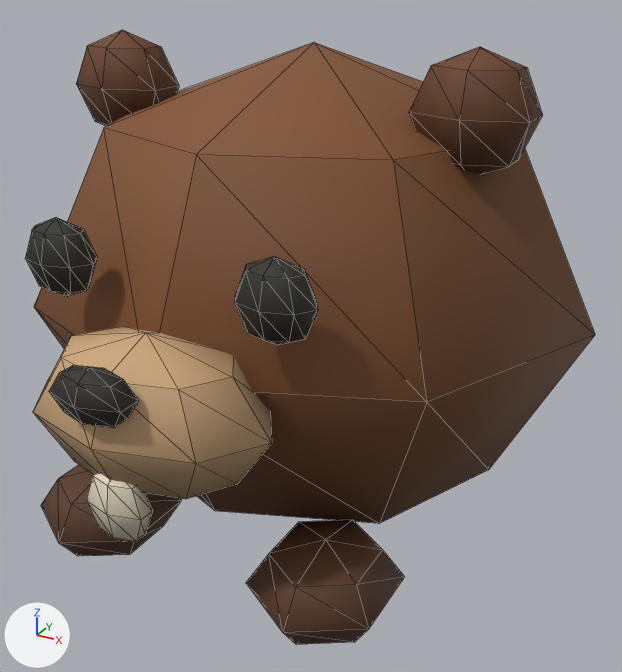
An edit to the glTF model models/hunting/Beaver.glb, drawn before and after from the same camera.
Rendered twice from a camera (50 mm lens) standing at (0.283, -0.518, 0.381) and looking at (-0.021, 0.034, 0.105). Lighting does not change. The marker at lower left points along +X, +Y and +Z. The picture after the commit comes second. Mesh edges are drawn as thin lines. Vertices at exactly the same position are counted once.

Names of what the first picture shows: 'Beaver'.
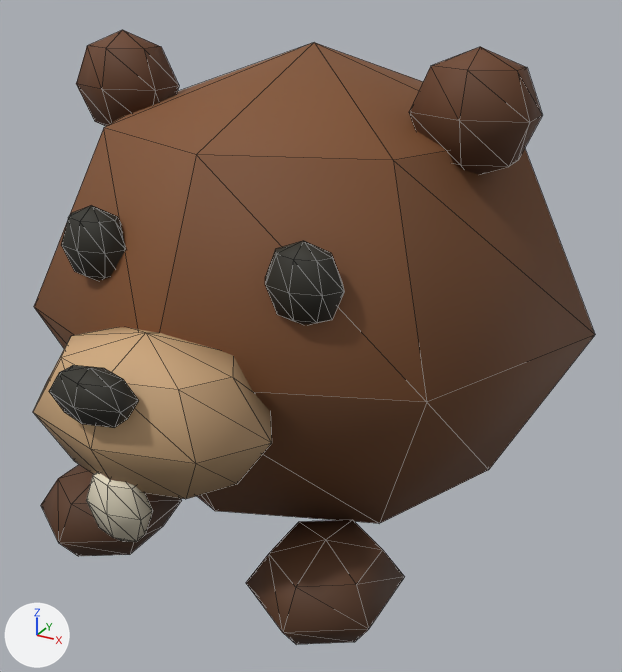
Where the change shows, as pixel boxes [x1, y1, x2, y2] in the pictures (622 x 672 px; the box of a moved part takes in the faces that stretch with it):
'Beaver', reshaped
    before: [25, 30, 595, 644]
    after: [33, 30, 595, 644]
part 1 of me_sphere_005, moved or reshaped
    before: [25, 217, 97, 297]
    after: [61, 206, 126, 280]
part 2 of me_sphere_005, moved or reshaped
    before: [235, 256, 317, 345]
    after: [265, 241, 344, 325]

Patch to the scene script:
```diff
--- a/models/hunting/Beaver.glb.py
+++ b/models/hunting/Beaver.glb.py
@@ me_sphere_005 @@
 me_sphere_005.from_pydata(...)  # 250 vertices, 456 faces; spans x -0.2..0.2, y -0.246..0.399, z 0.0..0.336
 # used by ob_beaver; location = (0.0, 0.0, 0.0)
+# me_sphere_005 part 1: the loose piece of 26 vertices spanning x -0.096..-0.048, y -0.188..-0.156, z 0.198..0.246 is moved by (0.0, 0.029, 0.0)
+# me_sphere_005 part 2: the loose piece of 26 vertices spanning x 0.048..0.096, y -0.188..-0.156, z 0.198..0.246 is moved by (0.0, 0.029, 0.0)
 me_sphere_005.materials.append(mat_ville_ceramic__stone_and_foliage)
```
